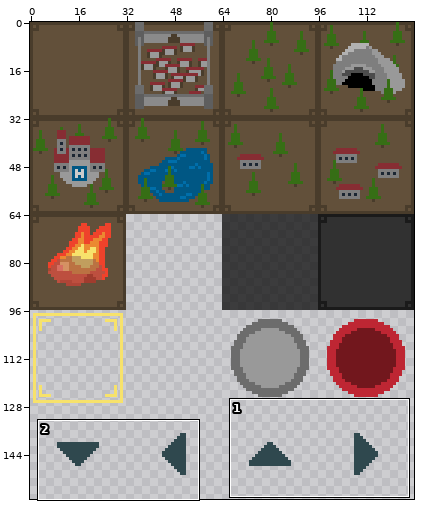
Sprite sheet: ressources/tileset/base_tileset.png. Above, an overview of the earlier version with the close-up marked.
Close-up. As it was:
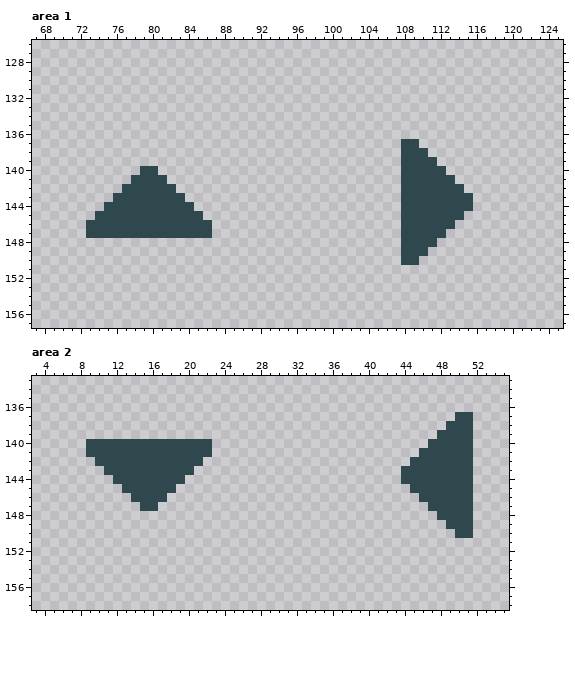
The file is 128x160 pixels. Colours within 5 levels of each other are drawn and written as one. Shown: area 1: x 67..125, y 126..157; area 2: x 3..55, y 133..158. The wide view leaves out empty margins.
Now the later version:
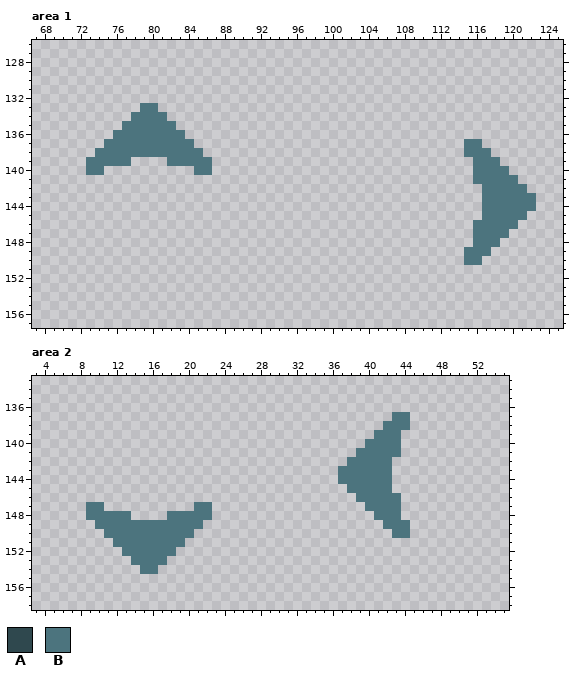
Palette (. is transparent): A #2f484e  B #4c747e
Edits made:
Area 1:
y 133: x 79..80 .. -> BB
y 134: x 78..81 .... -> BBBB
y 135: x 77..82 ...... -> BBBBBB
y 136: x 76..83 ........ -> BBBBBBBB
y 137: x 75..84 .......... -> BBBBBBBBBB; x 108..109 AA -> ..; x 115..116 .. -> BB
y 138: x 74..85 ............ -> BBBBBBBBBBBB; x 108..110 AAA -> ...; x 115..117 ... -> BBB
y 139: x 73..77 ..... -> BBBBB; x 82..86 ..... -> BBBBB; x 108..111 AAAA -> ....; x 116..118 ... -> BBB
y 140: x 73..74 .. -> BB; x 79..80 AA -> ..; x 85..86 .. -> BB; x 108..112 AAAAA -> .....; x 116..119 .... -> BBBB
y 141: x 78..81 AAAA -> ....; x 108..113 AAAAAA -> ......; x 116..120 ..... -> BBBBB
y 142: x 77..82 AAAAAA -> ......; x 108..114 AAAAAAA -> .......; x 117..121 ..... -> BBBBB
y 143: x 76..83 AAAAAAAA -> ........; x 108..115 AAAAAAAA -> ........; x 117..122 ...... -> BBBBBB
y 144: x 75..84 AAAAAAAAAA -> ..........; x 108..115 AAAAAAAA -> ........; x 117..122 ...... -> BBBBBB
y 145: x 74..85 AAAAAAAAAAAA -> ............; x 108..114 AAAAAAA -> .......; x 117..121 ..... -> BBBBB
y 146: x 73..86 AAAAAAAAAAAAAA -> ..............; x 108..113 AAAAAA -> ......; x 116..120 ..... -> BBBBB
y 147: x 73..86 AAAAAAAAAAAAAA -> ..............; x 108..112 AAAAA -> .....; x 116..119 .... -> BBBB
y 148: x 108..111 AAAA -> ....; x 116..118 ... -> BBB
y 149: x 108..110 AAA -> ...; x 115..117 ... -> BBB
y 150: x 108..109 AA -> ..; x 115..116 .. -> BB
Area 2:
y 137: x 43..44 .. -> BB; x 50..51 AA -> ..
y 138: x 42..44 ... -> BBB; x 49..51 AAA -> ...
y 139: x 41..43 ... -> BBB; x 48..51 AAAA -> ....
y 140: x 9..22 AAAAAAAAAAAAAA -> ..............; x 40..43 .... -> BBBB; x 47..51 AAAAA -> .....
y 141: x 9..22 AAAAAAAAAAAAAA -> ..............; x 39..43 ..... -> BBBBB; x 46..51 AAAAAA -> ......
y 142: x 10..21 AAAAAAAAAAAA -> ............; x 38..42 ..... -> BBBBB; x 45..51 AAAAAAA -> .......
y 143: x 11..20 AAAAAAAAAA -> ..........; x 37..42 ...... -> BBBBBB; x 44..51 AAAAAAAA -> ........
y 144: x 12..19 AAAAAAAA -> ........; x 37..42 ...... -> BBBBBB; x 44..51 AAAAAAAA -> ........
y 145: x 13..18 AAAAAA -> ......; x 38..42 ..... -> BBBBB; x 45..51 AAAAAAA -> .......
y 146: x 14..17 AAAA -> ....; x 39..43 ..... -> BBBBB; x 46..51 AAAAAA -> ......
y 147: x 9..10 .. -> BB; x 15..16 AA -> ..; x 21..22 .. -> BB; x 40..43 .... -> BBBB; x 47..51 AAAAA -> .....
y 148: x 9..13 ..... -> BBBBB; x 18..22 ..... -> BBBBB; x 41..43 ... -> BBB; x 48..51 AAAA -> ....
y 149: x 10..21 ............ -> BBBBBBBBBBBB; x 42..44 ... -> BBB; x 49..51 AAA -> ...
y 150: x 11..20 .......... -> BBBBBBBBBB; x 43..44 .. -> BB; x 50..51 AA -> ..
y 151: x 12..19 ........ -> BBBBBBBB
y 152: x 13..18 ...... -> BBBBBB
y 153: x 14..17 .... -> BBBB
y 154: x 15..16 .. -> BB
Changed places in both close-ups, as pixel boxes (x1, y1, x2, y2):
changed: (86, 103, 212, 238)
changed: (401, 139, 536, 265)
changed: (338, 412, 473, 538)
changed: (86, 439, 212, 574)
